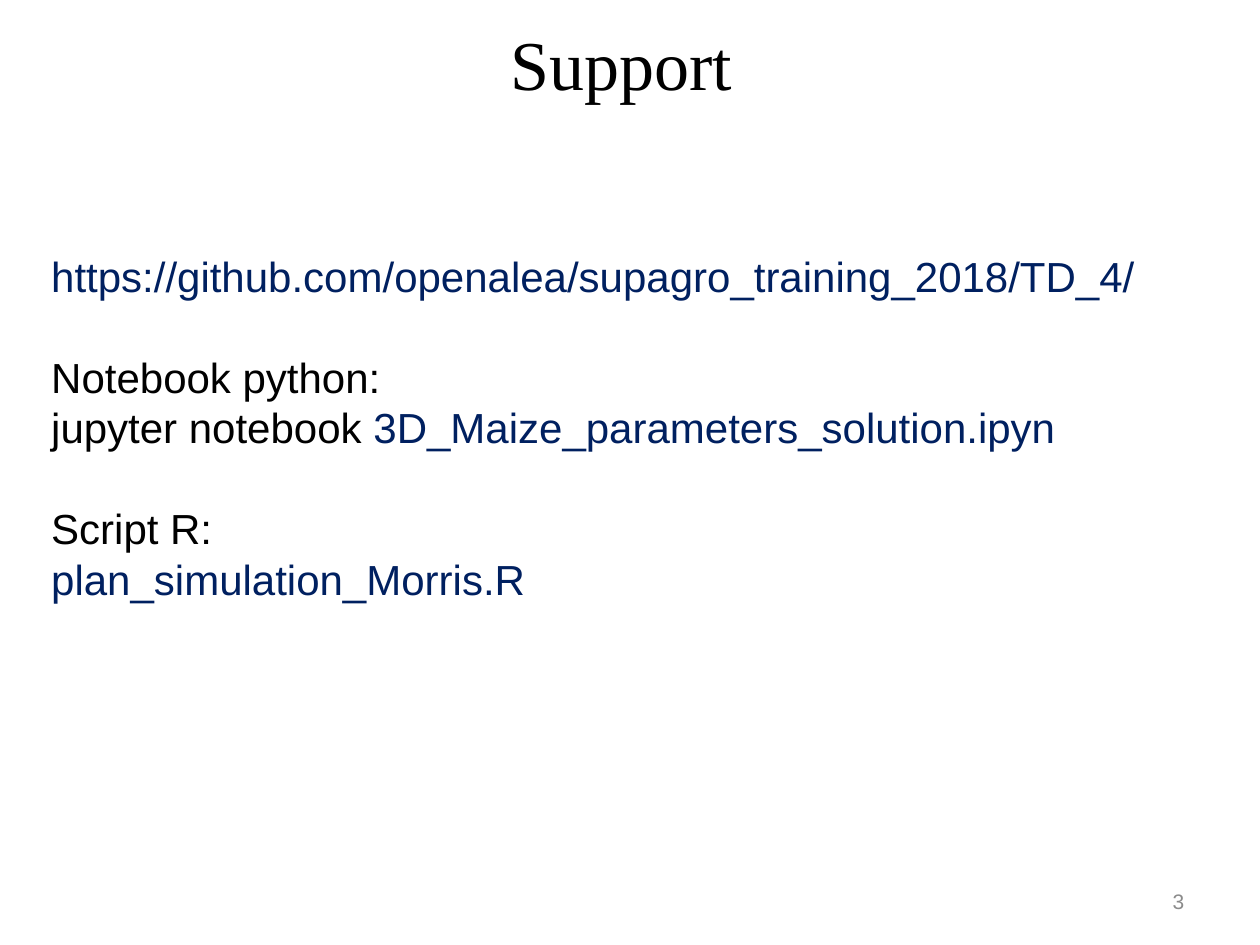
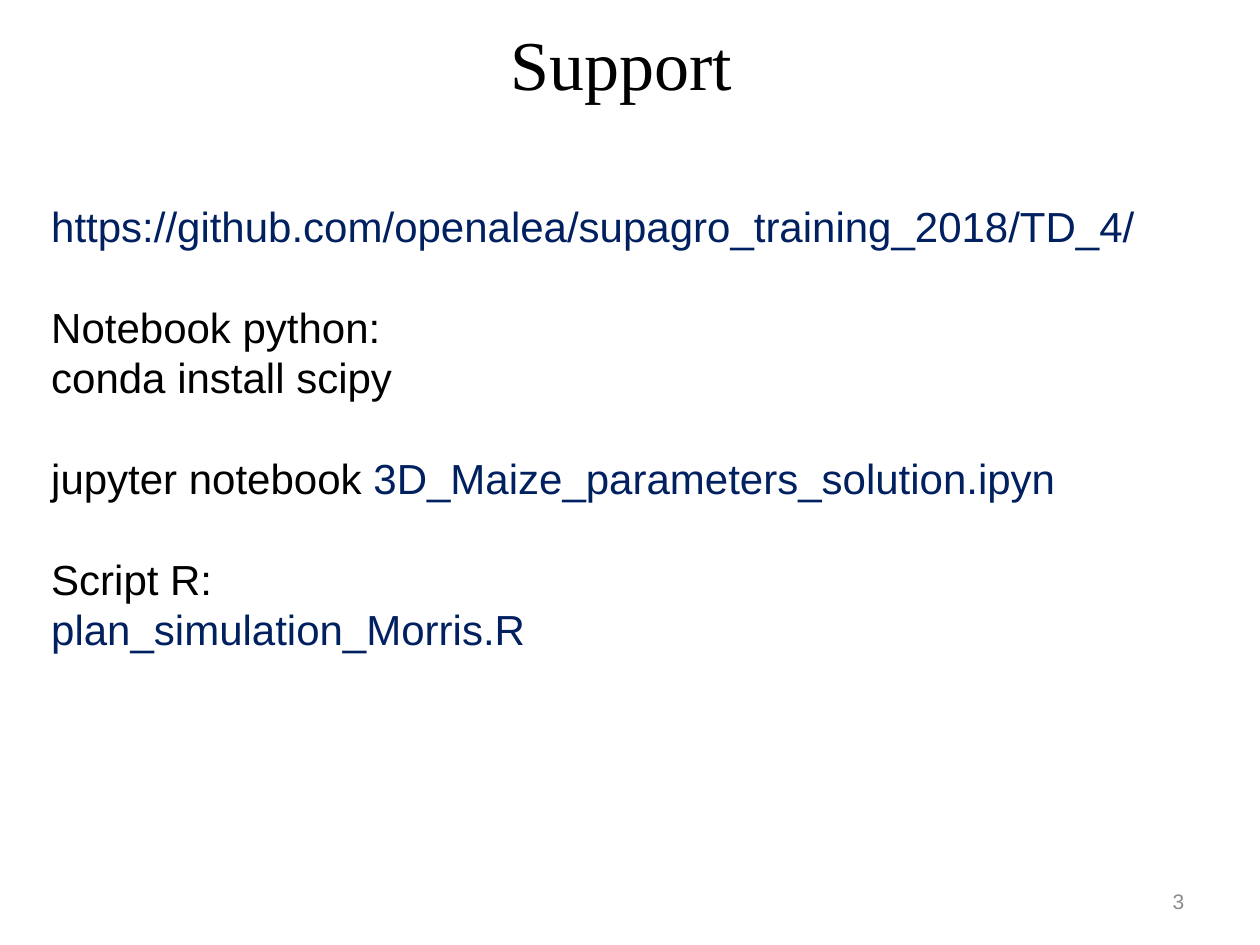
Before and after one commit to openalea-training/supagro_training_2018, a slide deck: slide 3 of TD_4/TD_simulation.pptx. Drawn at 1260x945 pixels with LibreOffice and Linux fonts; fonts in the diff are those of the drawing. Boxes give left, top, right and bottom in pixels: in the first picture for what was removed or moved away, otherwise in the second. Text is boxed around its words. In the diff, an @@ line names an element or a change of style, - is before the commit and + after.

```diff
--- a/TD_4/TD_simulation.pptx
+++ b/TD_4/TD_simulation.pptx
@@ title at <box>51,211,1134,653</box>: text changed @@
-https://github.com/openalea/supagro_training_2018/TD_4/
-Notebook python:
-jupyter notebook 3D_Maize_parameters_solution.ipyn
-Script R:
-plan_simulation_Morris.R
+https://github.com/openalea/supagro_training_2018/TD_4/
+Notebook python:
+conda install scipy
+jupyter notebook 3D_Maize_parameters_solution.ipyn
+Script R:
+plan_simulation_Morris.R
```
Also in this commit, not shown: 28 other files.
